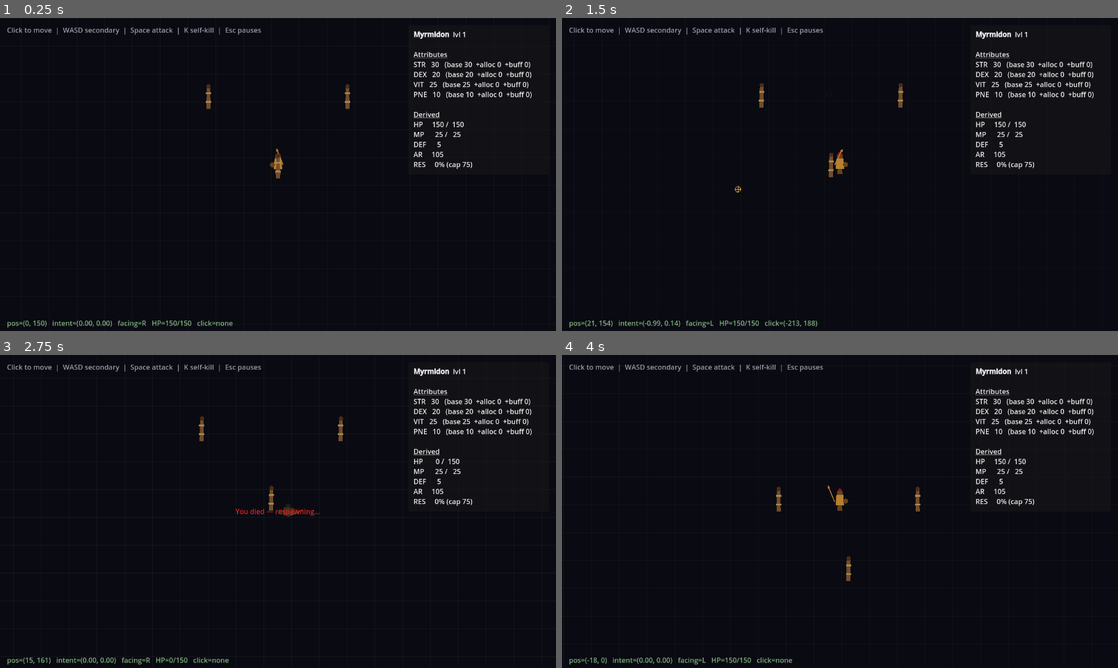
Above: before the commit, frames 1-4 (two rows, left to right).
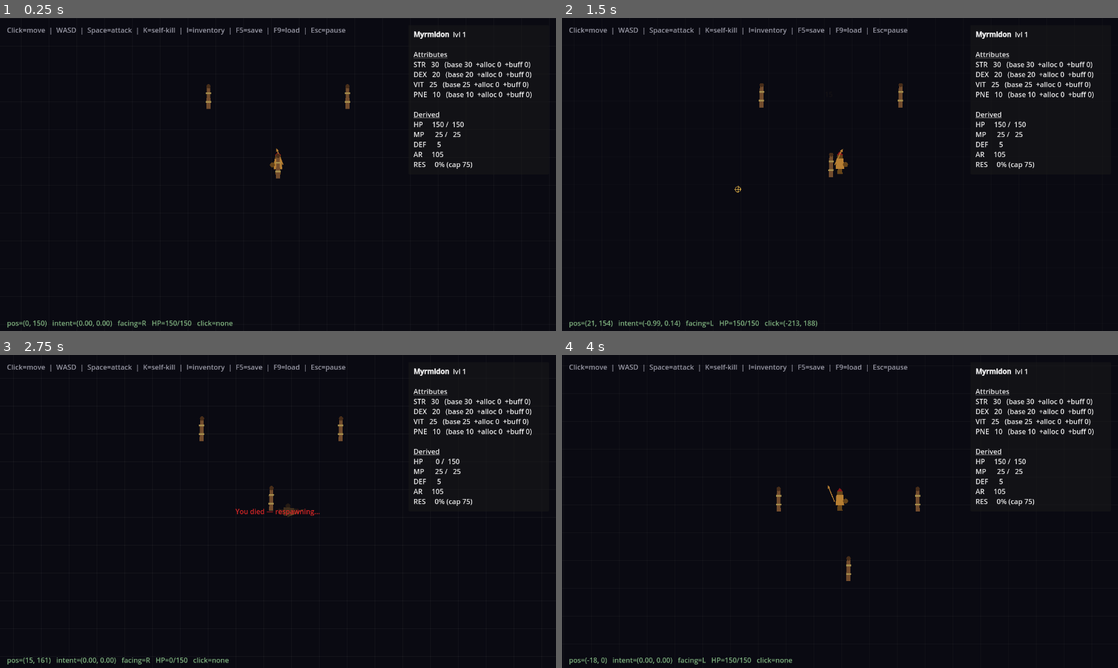
Above: after the commit, the same moments.

Repository: GhrammR/Erebus-Forsaken
Game: Godot game, scene res://test/combat_workbench.tscn
Same seed, same stepped clock (60 frames per second), same inputs: the game is played once before the commit and once after it. This scene is started directly instead of the project's main scene.
Inputs (mouse positions are in pixels of both pictures, inside the frame that each line leads up to):
- Up to frame 1 (0.25 s): no input
- Up to frame 2 (1.5 s): tap Enter at 0.5, 1.25 s; move the mouse to (962, 158) at 0.52 s; hold D (move_right) 0.53-1.25 s; tap E at 0.6 s; click (962, 158) at 0.67 s; tap Space at 0.77 s; drag from (728, 190) to (840, 165) at 1.27 s
- Up to frame 3 (2.75 s): tap Enter at 2 s; move the mouse to (333, 442) at 2.02 s; hold D (move_right) from 2.03 s (still down); tap K at 2.1 s; tap E at 2.3 s
- Up to frame 4 (4 s): release D (move_right) at 2.75 s; tap Enter at 2.75, 3.5 s; drag from (812, 574) to (840, 502) at 2.77 s; move the mouse to (1006, 558) at 3.52 s; hold A (move_left) from 3.53 s (still down); tap M at 3.6 s; tap Space at 3.77 s; tap E at 3.8 s

The runs differ from the first frame. In frame 1, 0.5% of the frame differs, in the area x 4-63%, y 3-6%; in frame 2, 0.5%; in frame 3, 0.5%; in frame 4, 0.5%.

Commit message:
feat(ui): Esc closes modals + retrofit workbenches for UI parity
- InventoryPanel intercepts Esc via _input (priority above
  _unhandled_input) while visible, calls toggle() and marks event
  handled so PlayerInput's pause_pressed never fires. Same key (I)
  still toggles via the existing PlayerInput signal.
- combat_workbench and movement_workbench now instantiate
  InventoryPanel and wire inventory_toggle / save / load signals
  per the workbench UI-parity rule.
- testing.md: scope the UI-parity rule to player-bearing
  workbenches (stat_workbench is exempt — no Player), and add a
  Modal UI Esc-to-close contract documenting the _input priority
  pattern with inventory_panel.gd as the reference implementation.

Stage 5 verifier: ALL PASS. All five workbenches boot clean.

Co-Authored-By: Claude Opus 4.7 <noreply@anthropic.com>

Diff:
--- a/scenes/ui/inventory_panel.gd
+++ b/scenes/ui/inventory_panel.gd
@@ -46,6 +46,21 @@
 	_set_input_active(visible)
 	if visible:
 		_refresh()
+
+## Esc closes the inventory without opening the pause menu. We use
+## `_input` (priority above `_unhandled_input`) so we can mark the
+## event handled before PlayerInput sees it and emits pause_pressed.
+## Same pattern applies to any future modal UI — close yourself on
+## Esc and mark the event handled.
+func _input(event: InputEvent) -> void:
+	if not visible:
+		return
+	var ke := event as InputEventKey
+	if ke == null or not ke.pressed or ke.echo:
+		return
+	if ke.keycode == KEY_ESCAPE:
+		toggle()
+		get_viewport().set_input_as_handled()
 
 func _refresh() -> void:
 	if _inventory == null:
--- a/test/combat_workbench.gd
+++ b/test/combat_workbench.gd
@@ -16,6 +16,7 @@
 @onready var _dn_layer: Node2D = $DamageNumberLayer
 @onready var _grid: Node2D = $GridGuides
 @onready var _death_label: Label = $HUD/DeathLabel
+@onready var _inventory_panel: CanvasLayer = $InventoryPanel
 
 const SPAWN_OFFSETS: Array[Vector2] = [
 	Vector2(160, 0),
@@ -24,7 +25,7 @@
 ]
 
 func _ready() -> void:
-	_help.text = "Click to move  |  WASD secondary  |  Space attack  |  K self-kill  |  Esc pauses"
+	_help.text = "Click=move  |  WASD  |  Space=attack  |  K=self-kill  |  I=inventory  |  F5=save  |  F9=load  |  Esc=pause"
 	_death_label.visible = false
 	_grid.queue_redraw()
 
@@ -35,12 +36,16 @@
 	_player.global_position = Vector2.ZERO
 	_player.respawn_position = Vector2.ZERO
 	_overlay.bind_stats(_player.current_stats)
+	_inventory_panel.bind_inventory(_player.get_inventory())
 
-	# Wire player input to pause + click marker.
+	# Wire player input to pause, inventory, save/load + click marker.
 	var pi := _player.get_input()
 	pi.pause_pressed.connect(_pause.toggle)
 	pi.click_target_set.connect(_on_click_target_set)
 	pi.click_target_cleared.connect(_on_click_target_cleared)
+	pi.inventory_toggle_pressed.connect(_inventory_panel.toggle)
+	pi.save_pressed.connect(_on_save_pressed)
+	pi.load_pressed.connect(_on_load_pressed)
 	_click_marker.visible = false
 
 	# Spawn dummies and wire their damage/death signals for VFX.
@@ -82,6 +87,14 @@
 	await get_tree().create_timer(1.4).timeout
 	_death_label.visible = false
 
+func _on_save_pressed() -> void:
+	SaveSystem.save_game()
+
+func _on_load_pressed() -> void:
+	if SaveSystem.load_game():
+		_inventory_panel.bind_inventory(_player.get_inventory())
+		_overlay.bind_stats(_player.current_stats)
+
 func _process(_delta: float) -> void:
 	if _player == null:
 		return
--- a/test/combat_workbench.tscn
+++ b/test/combat_workbench.tscn
@@ -6,6 +6,7 @@
 [ext_resource type="Script" path="res://test/click_marker.gd" id="4_marker"]
 [ext_resource type="PackedScene" path="res://scenes/ui/pause_menu.tscn" id="5_pause"]
 [ext_resource type="PackedScene" path="res://scenes/ui/debug_stat_overlay.tscn" id="6_overlay"]
+[ext_resource type="PackedScene" path="res://scenes/ui/inventory_panel.tscn" id="7_inv"]
 
 [node name="CombatWorkbench" type="Node2D"]
 y_sort_enabled = true
@@ -31,6 +32,8 @@
 z_index = 10
 
 [node name="DebugStatOverlay" parent="." instance=ExtResource("6_overlay")]
+
+[node name="InventoryPanel" parent="." instance=ExtResource("7_inv")]
 
 [node name="PauseMenu" parent="." instance=ExtResource("5_pause")]
 
--- a/test/movement_workbench.gd
+++ b/test/movement_workbench.gd
@@ -10,9 +10,10 @@
 @onready var _click_marker: Node2D = $ClickMarker
 @onready var _grid: Node2D = $GridGuides
 @onready var _overlay: CanvasLayer = $DebugStatOverlay
+@onready var _inventory_panel: CanvasLayer = $InventoryPanel
 
 func _ready() -> void:
-	_help.text = "Click to move  |  WASD secondary  |  Esc pauses  |  WASD cancels current click target"
+	_help.text = "Click=move  |  WASD  |  I=inventory  |  F5=save  |  F9=load  |  Esc=pause"
 
 	# Assign Myrmidon class — sprite, stats, and signals all flow from this.
 	var cd: ClassData = Database.get_class_data(&"myrmidon") as ClassData
@@ -21,12 +22,16 @@
 		return
 	_player.assign_class(cd)
 	_overlay.bind_stats(_player.current_stats)
+	_inventory_panel.bind_inventory(_player.get_inventory())
 
-	# Hook input -> pause menu.
+	# Hook input -> pause menu, inventory, save/load.
 	var pi := _player.get_input()
 	pi.pause_pressed.connect(_pause.toggle)
 	pi.click_target_set.connect(_on_click_target_set)
 	pi.click_target_cleared.connect(_on_click_target_cleared)
+	pi.inventory_toggle_pressed.connect(_inventory_panel.toggle)
+	pi.save_pressed.connect(_on_save_pressed)
+	pi.load_pressed.connect(_on_load_pressed)
 	_click_marker.visible = false
 
 	# Spawn player at world origin.
@@ -55,3 +60,11 @@
 
 func _on_click_target_cleared() -> void:
 	_click_marker.visible = false
+
+func _on_save_pressed() -> void:
+	SaveSystem.save_game()
+
+func _on_load_pressed() -> void:
+	if SaveSystem.load_game():
+		_inventory_panel.bind_inventory(_player.get_inventory())
+		_overlay.bind_stats(_player.current_stats)
--- a/test/movement_workbench.tscn
+++ b/test/movement_workbench.tscn
@@ -6,6 +6,7 @@
 [ext_resource type="Script" path="res://test/click_marker.gd" id="4_marker"]
 [ext_resource type="PackedScene" path="res://scenes/ui/pause_menu.tscn" id="5_pause"]
 [ext_resource type="PackedScene" path="res://scenes/ui/debug_stat_overlay.tscn" id="6_overlay"]
+[ext_resource type="PackedScene" path="res://scenes/ui/inventory_panel.tscn" id="7_inv"]
 
 [node name="MovementWorkbench" type="Node2D"]
 y_sort_enabled = true
@@ -29,6 +30,8 @@
 
 [node name="DebugStatOverlay" parent="." instance=ExtResource("6_overlay")]
 
+[node name="InventoryPanel" parent="." instance=ExtResource("7_inv")]
+
 [node name="PauseMenu" parent="." instance=ExtResource("5_pause")]
 
 [node name="HUD" type="CanvasLayer" parent="."]
Not shown: 1 places in test/combat_workbench.tscn that only renumber resources
Not shown: 1 places in test/movement_workbench.tscn that only renumber resources
Not shown, changed: .agent_governance/rules/testing.md
